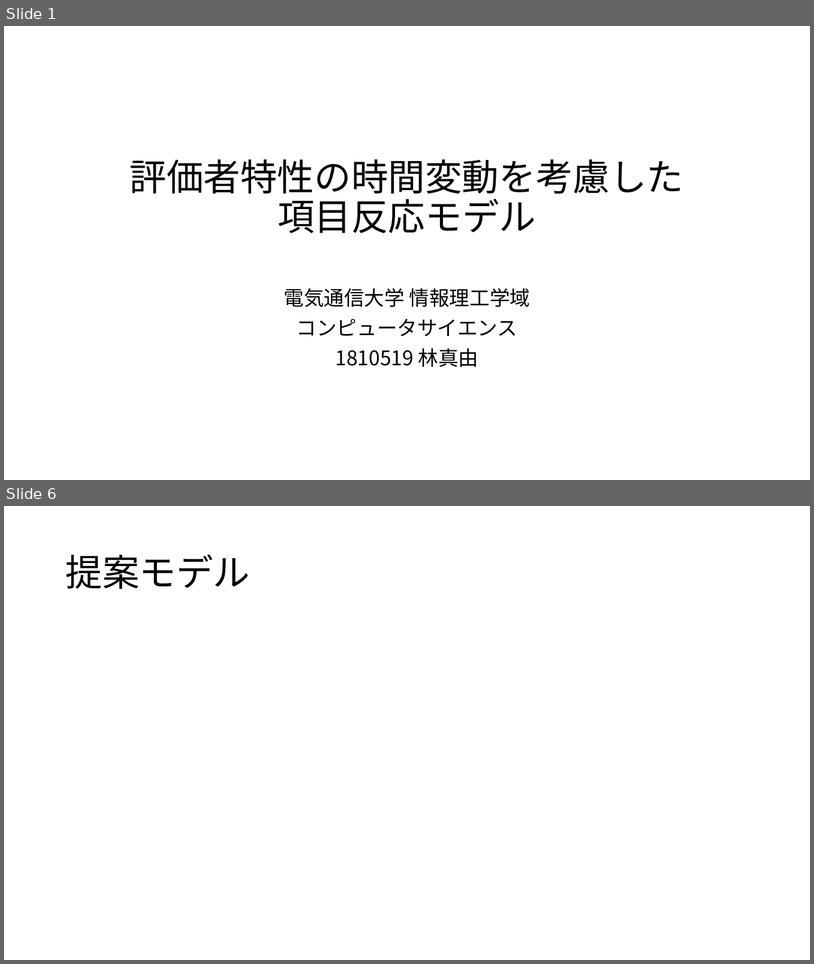
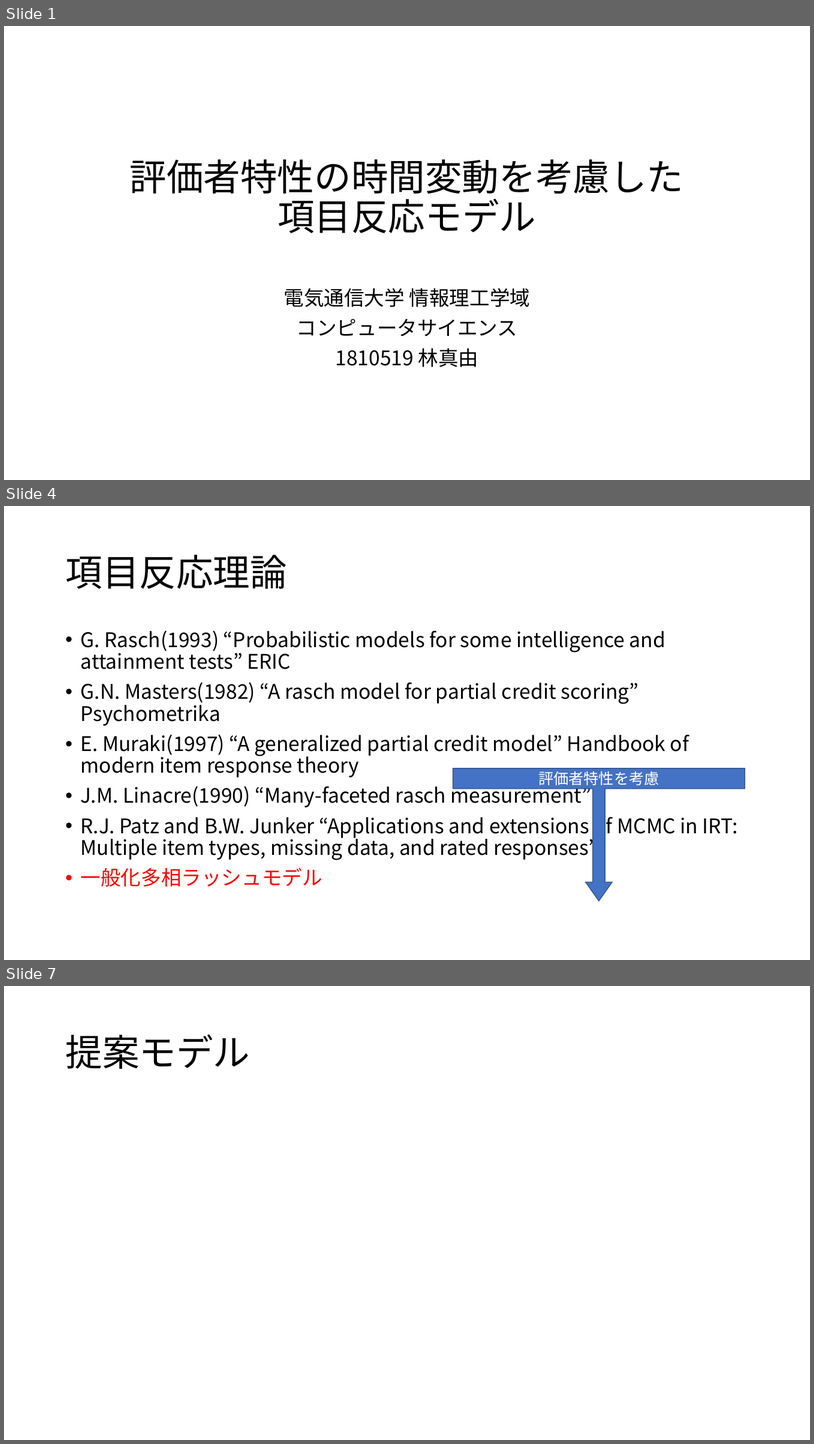
Before and after one commit to Mayu925/lab, a slide deck: chukan/発表スライド.pptx. Shown one above the other, each under a label of ours: slides 1 and 6 before the commit, slides 1, 4 and 7 after it; the slides between them are not shown. The pictures are 814x964 and 814x1444 pixels, drawn with LibreOffice and Linux fonts; fonts in the diff are those of the drawing; grey boxes stand for pictures. Boxes give left, top, right and bottom in pixels: in the first picture for what was removed or moved away, otherwise in the second. Text is boxed around its words. In the diff, an @@ line names an element or a change of style, - is before the commit and + after.

```diff
--- a/chukan/発表スライド.pptx
+++ b/chukan/発表スライド.pptx
@@ slide 4 added at <box>4,506,810,960</box>, background #FFFFFF @@
@@ title added at <box>65,555,287,589</box>, 44 pt, text #000000 @@
+項目反応理論
@@ text added at <box>81,630,738,886</box>, 24 pt, text #000000 @@
+• G. Rasch(1993) “Probabilistic models for some intelligence and attainment tests” ERIC
+• G.N. Masters(1982) “A rasch model for partial credit scoring” Psychometrika
+• E. Muraki(1997) “A generalized partial credit model” Handbook of modern item response theory
+• J.M. Linacre(1990) “Many-faceted rasch measurement”
+• R.J. Patz and B.W. Junker “Applications and extensions of MCMC in IRT: Multiple item types, missing data, and rated responses”
+• 一般化多相ラッシュモデル
@@ down arrow callout added at <box>453,768,746,900</box>, fill #4472C4, outline #325491 1 pt, 18 pt, text #FFFFFF @@
+評価者特性を考慮
@@ what was slide 6 is now slide 7 @@
```
Also in this commit, not shown: 6 slides changed, 2 other slides added, 10 other files.
